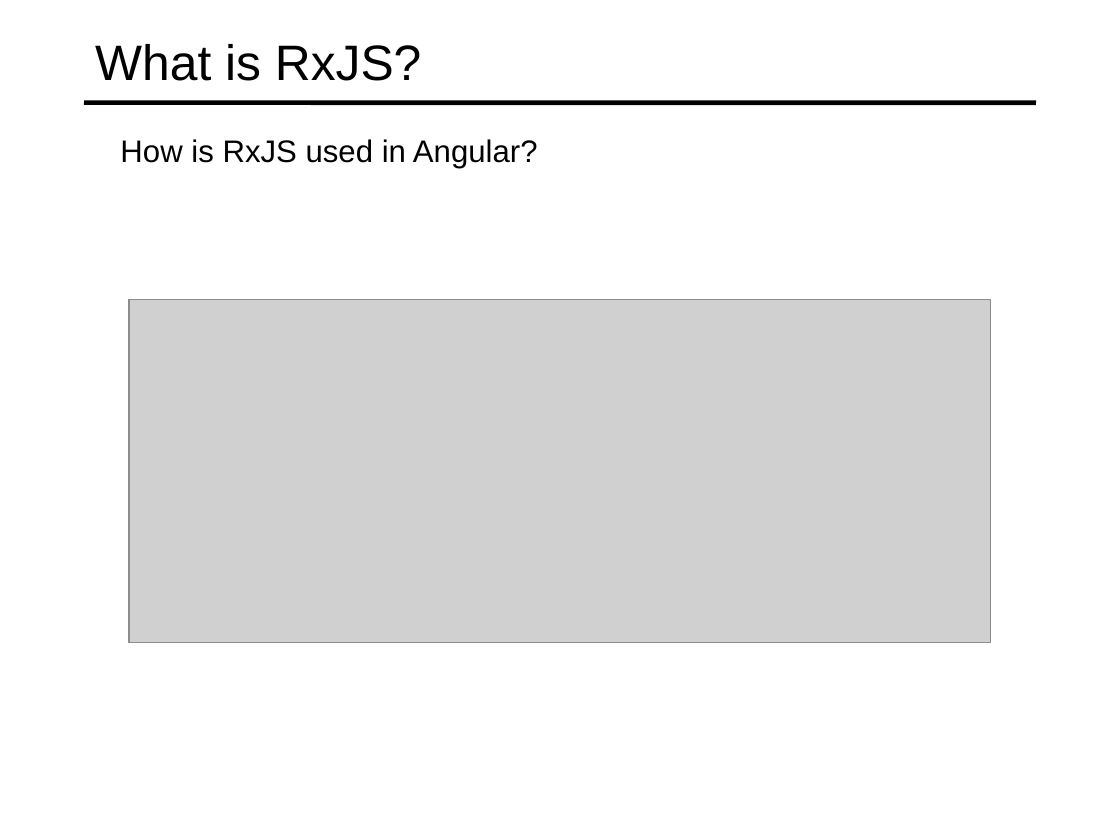
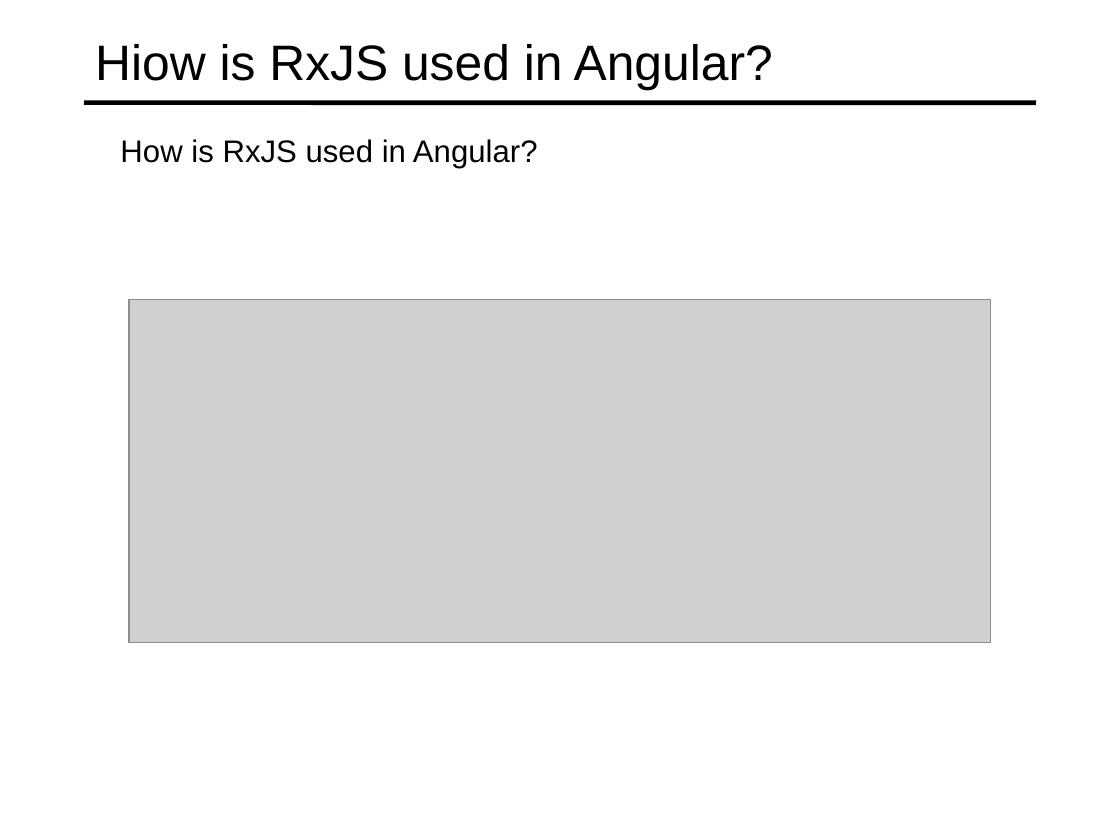
Before and after one commit to specter01wj/Jago_Link_Training, a slide deck: slide 7 of Angular/Angular12/RxJS Fundamental/1_Intro-to-RxJS/L1_Intro-to-RxJS.ppt. Drawn at 1120x840 pixels with LibreOffice and Linux fonts; fonts in the diff are those of the drawing; grey boxes stand for pictures. Boxes give left, top, right and bottom in pixels: in the first picture for what was removed or moved away, otherwise in the second. Text is boxed around its words. In the diff, an @@ line names an element or a change of style, - is before the commit and + after.

```diff
--- a/Angular/Angular12/RxJS Fundamental/1_Intro-to-RxJS/L1_Intro-to-RxJS.ppt
+++ b/Angular/Angular12/RxJS Fundamental/1_Intro-to-RxJS/L1_Intro-to-RxJS.ppt
@@ title at <box>95,44,773,91</box>: text changed @@
-What is RxJS?
+Hiow is RxJS used in Angular?
```
Also in this commit, not shown: 3 other slides changed, 1 slide added, 1 other file.
